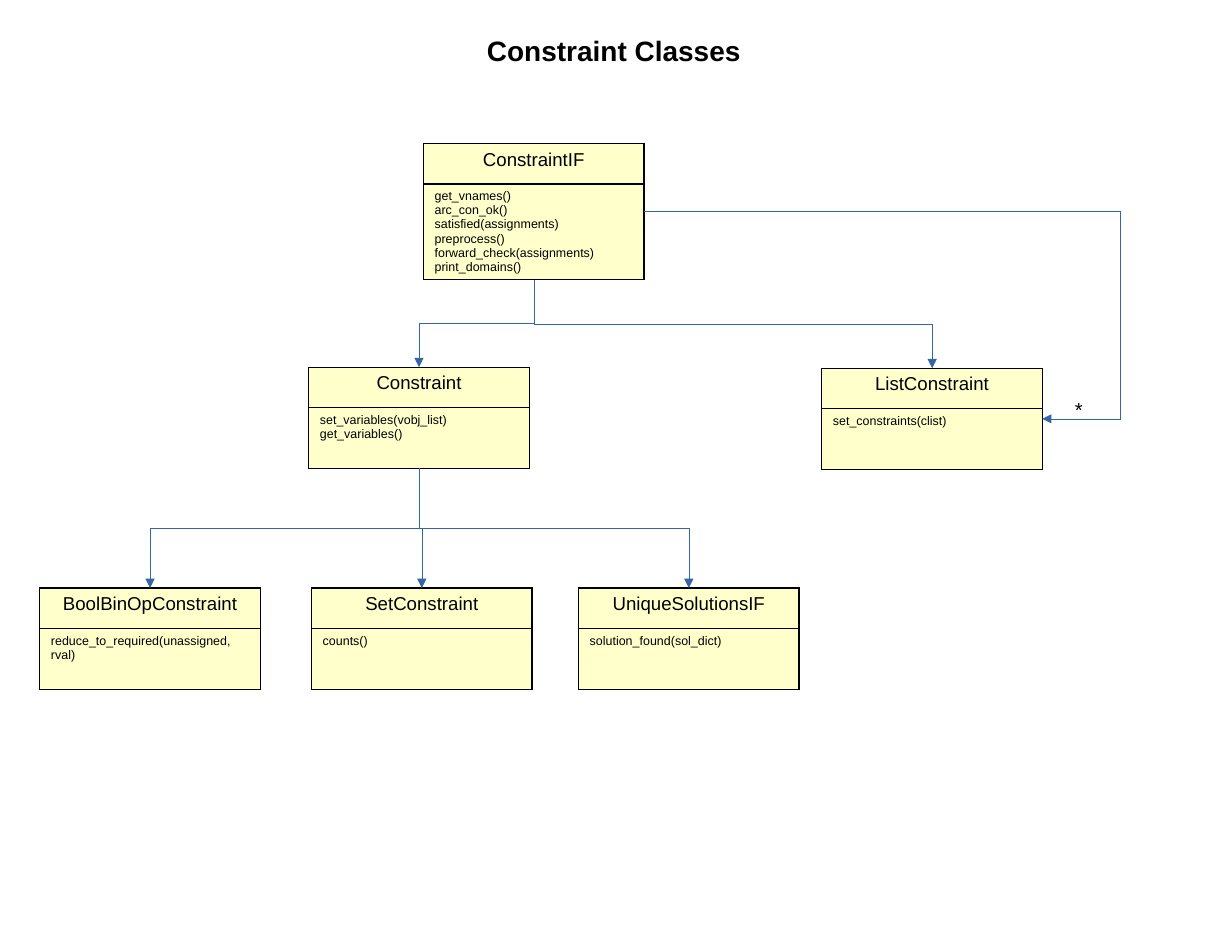
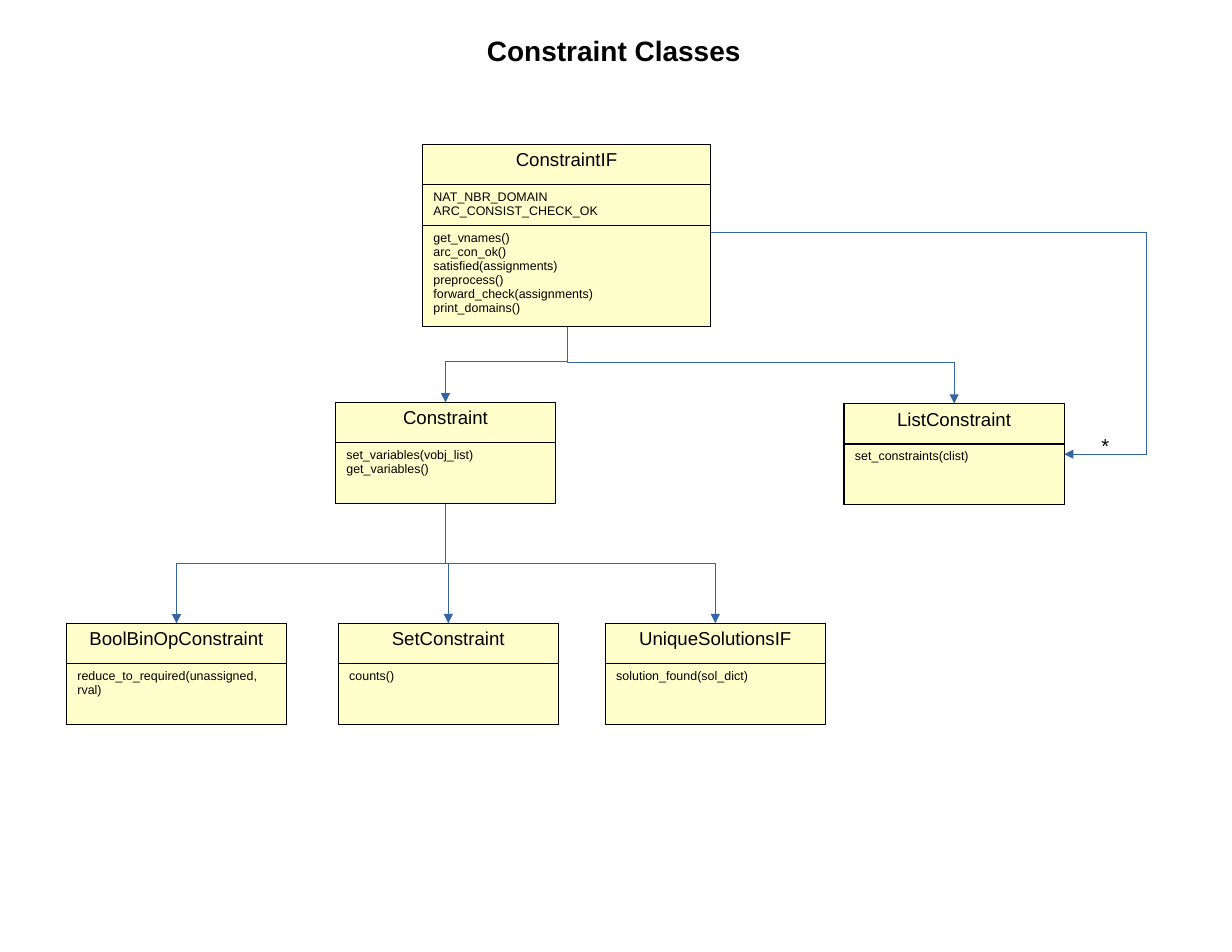
Before and after one commit to StoneShark/CSPSolver, a slide deck: slide 2 of docs/CSPClasses.odp. Drawn at 1232x952 pixels with LibreOffice and Linux fonts; fonts in the diff are those of the drawing. Boxes give left, top, right and bottom in pixels: in the first picture for what was removed or moved away, otherwise in the second. Text is boxed around its words. In the diff, an @@ line names an element or a change of style, - is before the commit and + after.

```diff
--- a/docs/CSPClasses.odp
+++ b/docs/CSPClasses.odp
@@ table at (x1=422, y1=144, x2=710, y2=320) @@
+row 2: NAT_NBR_DOMAIN / ARC_CONSIST_CHECK_OK
@@ table resized from (x1=423, y1=143, x2=644, y2=279) to (x1=422, y1=144, x2=710, y2=320) @@
@@ elbow arrow moved from (1043, 419) - (644, 212) to (1064, 455) - (711, 232) @@
@@ elbow arrow moved from (534, 280) - (419, 367) to (567, 320) - (446, 402) @@
@@ elbow arrow moved from (534, 280) - (932, 368) to (567, 320) - (954, 403) @@
@@ table moved from (x1=822, y1=368, x2=1043, y2=469) to (x1=844, y1=403, x2=1065, y2=504) @@
@@ 4 tables, 3 elbow arrows, 1 text moved together from (x1=40, y1=367, x2=1098, y2=689) to (x1=66, y1=402, x2=1124, y2=724) @@
```
Also in this commit, not shown: 1 other slide changed, 1 other file.
